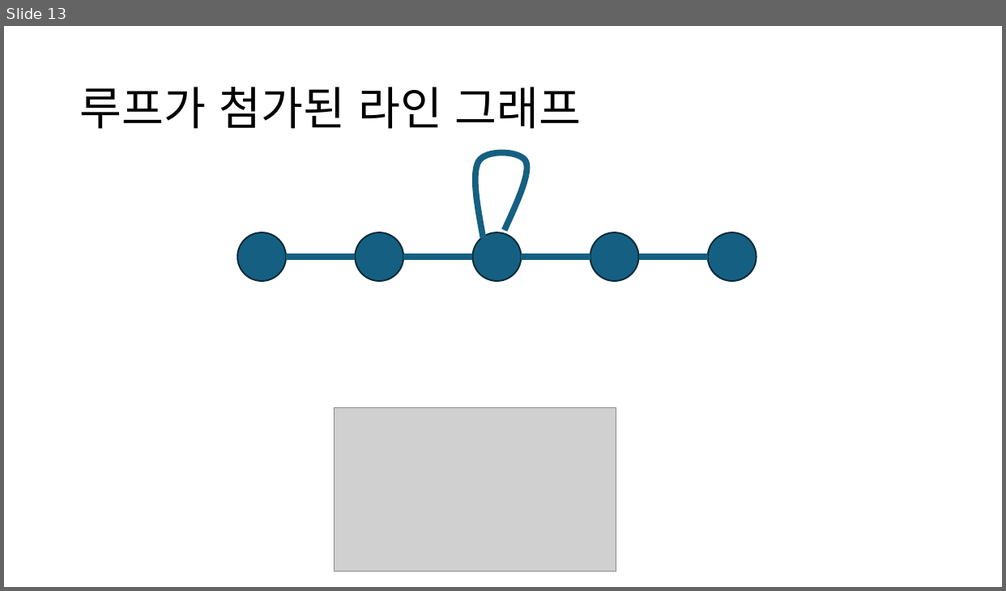
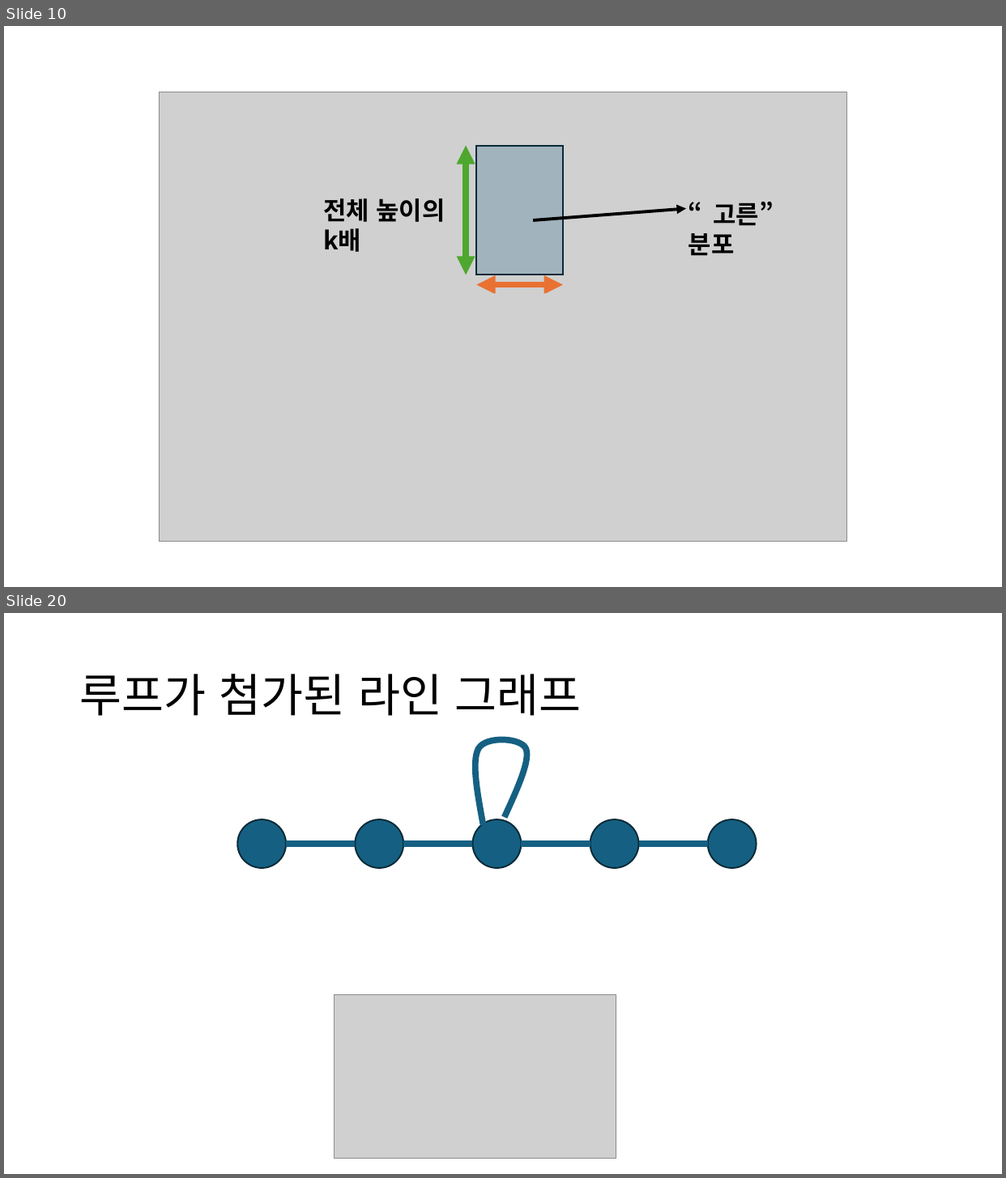
Before and after one commit to singrum/game_tree_scattering, a slide deck: presentation.pptx. Shown one above the other, each under a label of ours: slide 13 before the commit, slides 10 and 20 after it; the slides between them are not shown. The pictures are 1006x591 and 1006x1178 pixels, drawn with LibreOffice and Linux fonts; fonts in the diff are those of the drawing; grey boxes stand for pictures. Boxes give left, top, right and bottom in pixels: in the first picture for what was removed or moved away, otherwise in the second. Text is boxed around its words. In the diff, an @@ line names an element or a change of style, - is before the commit and + after.

```diff
--- a/presentation.pptx
+++ b/presentation.pptx
@@ slide 10 added at (4, 26, 1002, 587), background #FFFFFF @@
@@ picture added at (159, 92, 847, 542) @@
@@ double arrow added from (466, 146) to (466, 275), #4EA72E 6 pt @@
@@ rectangle added at (476, 146, 562, 275), fill #156082 at 25% opacity, outline #092A39 1.5 pt @@
@@ text added at (323, 199, 445, 252), 24 pt, text #000000, bold @@
+전체 높이의 k배
@@ arrow added from (533, 220) to (686, 209), #000000 3 pt @@
@@ text added at (688, 202, 774, 256), 24 pt, text #000000, bold @@
+“고른” 분포
@@ double arrow added from (476, 285) to (563, 285), #E97132 6 pt @@
@@ picture added at (490, 294, 618, 334) @@
@@ what was slide 13 is now slide 20 @@
```
Also in this commit, not shown: 10 slides changed, 18 other slides added, 3 slides removed, 2 other files.
